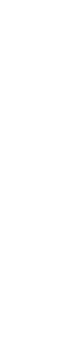
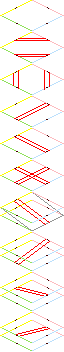
Two versions of the same layered image (64x352). Layer-by-layer changes:
showed group "SW Slope" (3 layers) over left=0, top=312, right=64, bottom=351
showed group "SE Slope" (3 layers) over left=0, top=272, right=64, bottom=311
showed group "NE Slope" (3 layers) over left=0, top=232, right=64, bottom=271
showed group "NW Slope" (4 layers) over left=0, top=192, right=64, bottom=231
showed "Tracks" over left=13, top=38, right=50, bottom=185
showed "Borders" over left=0, top=0, right=64, bottom=191
